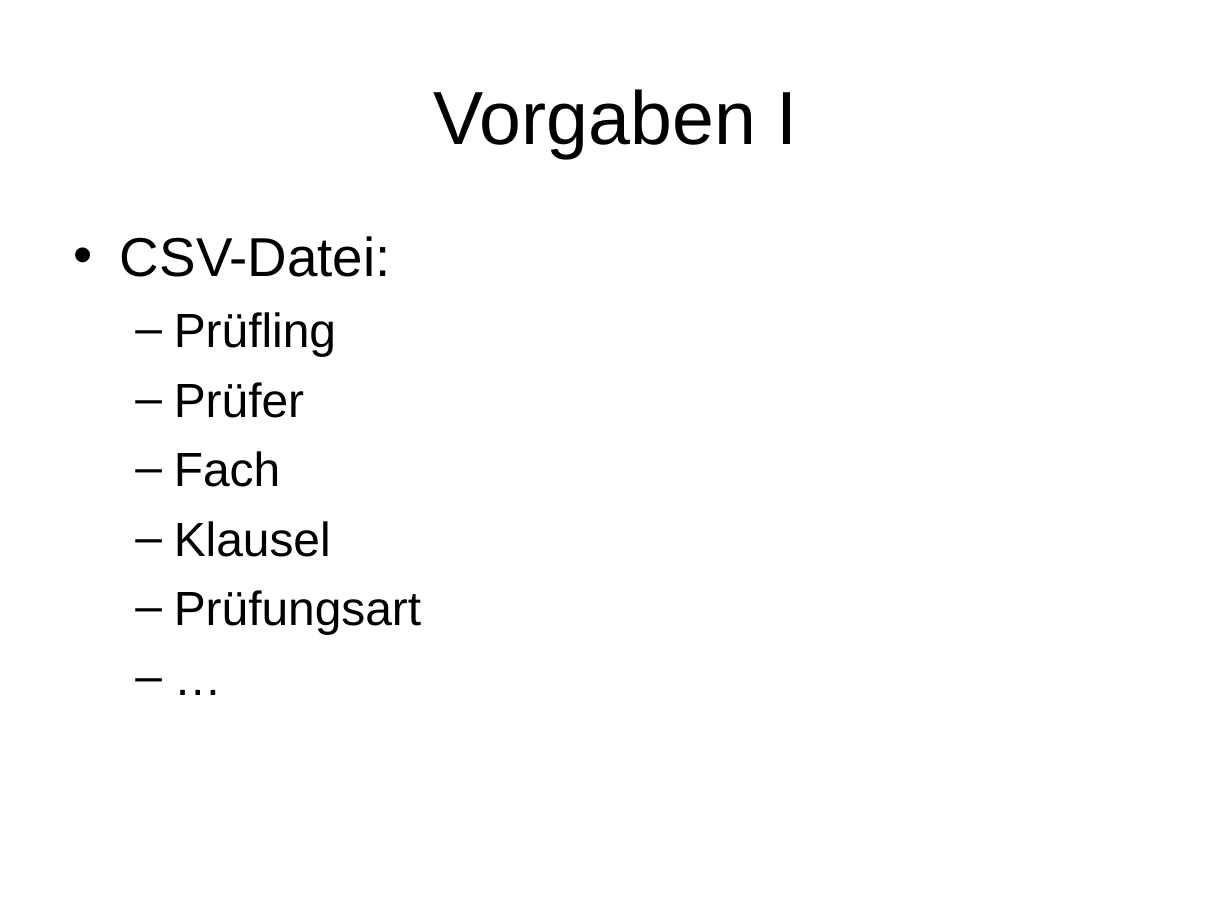
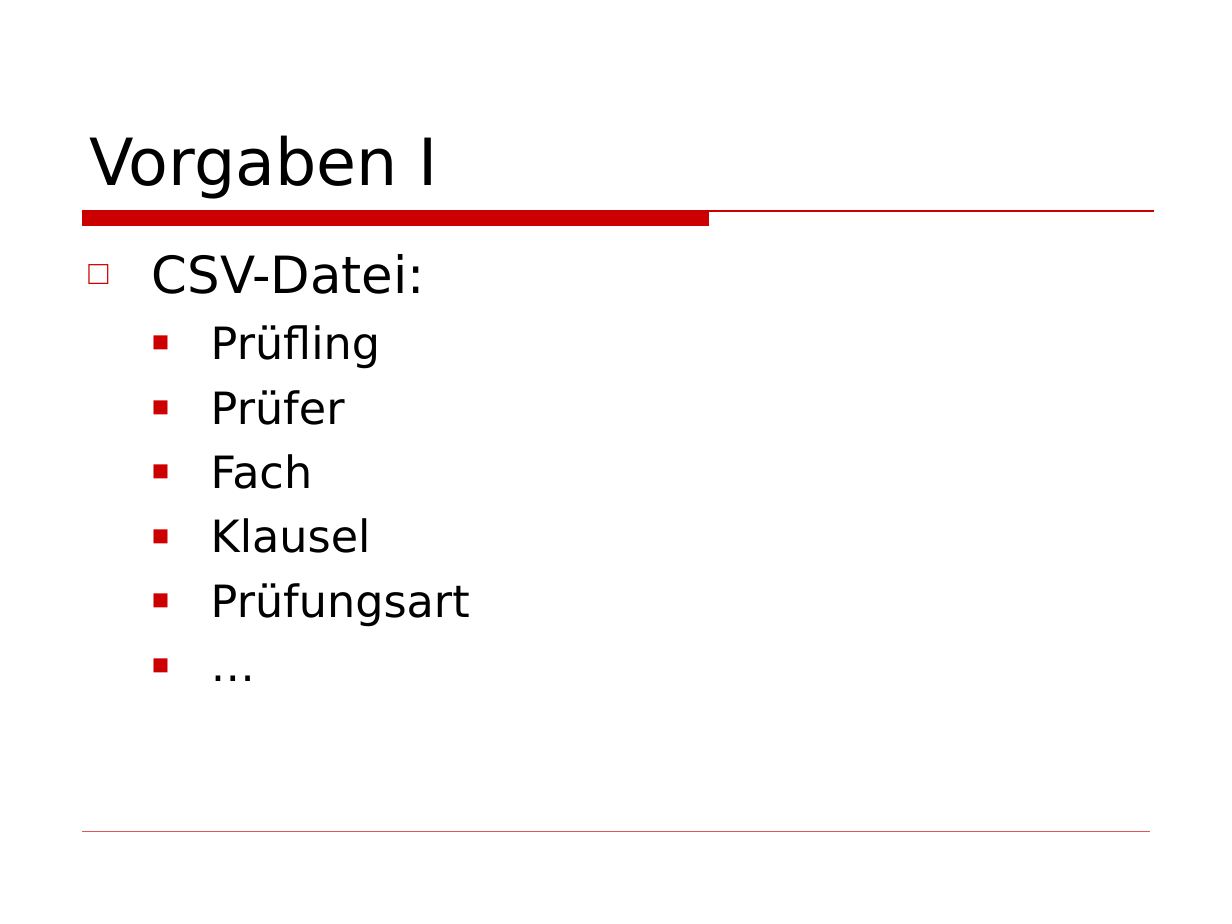
Before and after one commit to BackupTheBerlios/wiptp-svn, a slide deck: slide 3 of docs/Präsentation.ppt. Drawn at 1232x924 pixels with LibreOffice and Linux fonts; fonts in the diff are those of the drawing; background and template pictures are left out. Boxes give left, top, right and bottom in pixels: in the first picture for what was removed or moved away, otherwise in the second. Text is boxed around its words. In the diff, an @@ line names an element or a change of style, - is before the commit and + after.

```diff
--- a/docs/Präsentation.ppt
+++ b/docs/Präsentation.ppt
@@ title "Vorgaben I": place and size @@
-title "Vorgaben I" at <box>434,89,798,158</box>
+title "Vorgaben I" at <box>89,135,438,199</box>
@@ title "Vorgaben I" at <box>89,135,438,199</box>: size 44 to 38 pt, font Arial to DejaVu Sans; alignment centre to left; vertical alignment middle to bottom @@
@@ text "CSV-Datei:": place and size @@
-text "CSV-Datei:" at <box>120,236,421,634</box>
+text "CSV-Datei:" at <box>152,254,470,627</box>
@@ text "CSV-Datei:" at <box>152,254,470,627</box>: size 32 to 30 pt in "CSV-Datei:"; font Arial to DejaVu Sans; size 28 to 26 pt in "Prüfling", "Prüfer", "Fach", "Klausel" and 2 more places; bullet • to □; bullet colour #000000 to #CC0000; bullet – to ■ @@
@@ freeform shape added at <box>83,211,1154,225</box>, fill #CC0000, outline #CC0000 0.74 pt @@
@@ line added from (83, 832) to (1149, 832), #CC0000 0.26 pt @@
```
Also in this commit, not shown: 3 other slides changed, 2 slides added.
